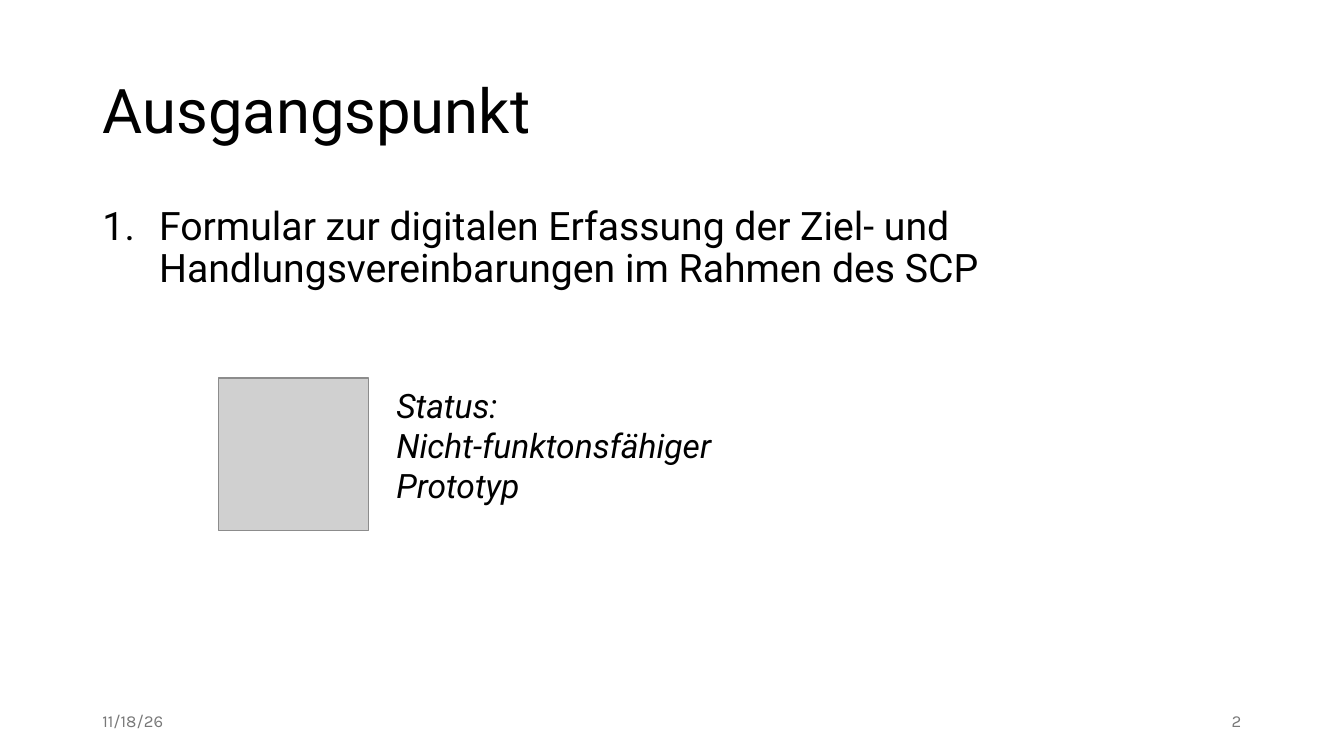
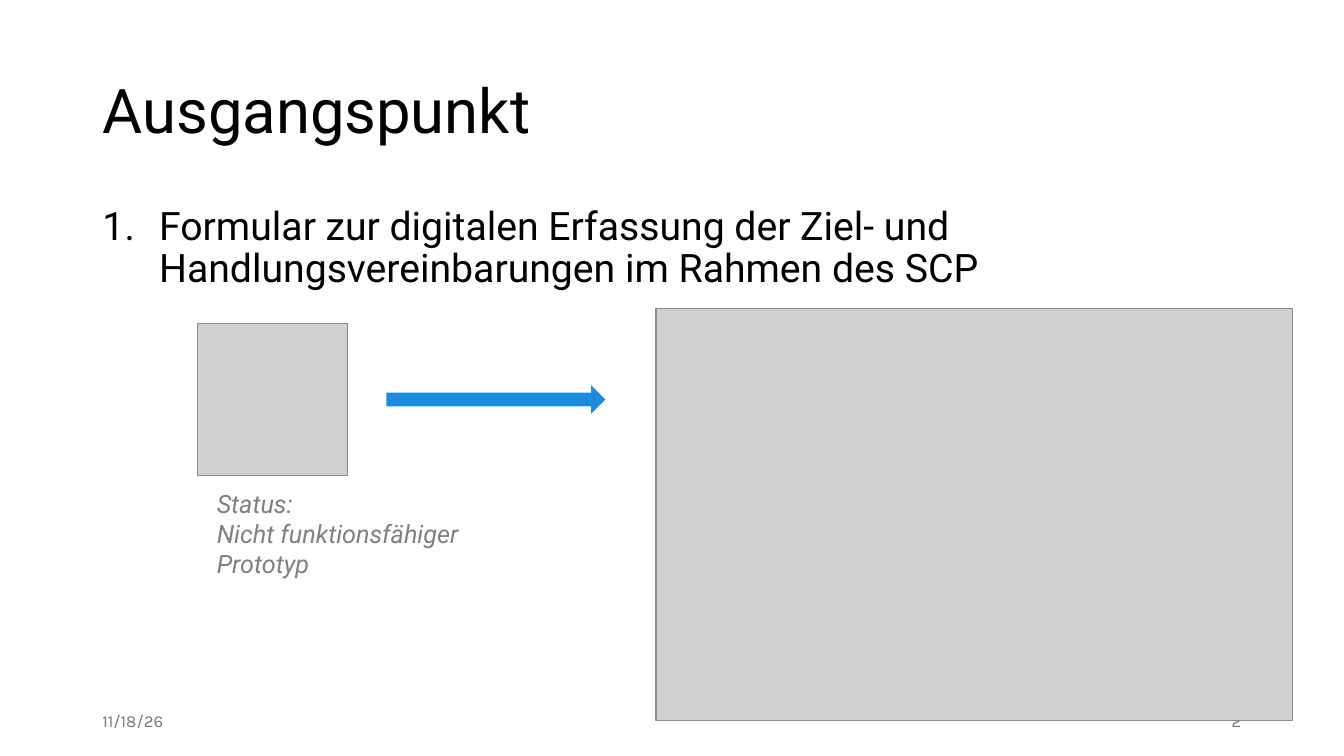
Before and after one commit to edgar-treischl/dash-zhv, a slide deck: slide 2 of docs/zhv_intro.pptx. Drawn at 1344x756 pixels with LibreOffice and Linux fonts; fonts in the diff are those of the drawing; grey boxes stand for pictures. Boxes give left, top, right and bottom in pixels: in the first picture for what was removed or moved away, otherwise in the second. Text is boxed around its words. In the diff, an @@ line names an element or a change of style, - is before the commit and + after.

```diff
--- a/docs/zhv_intro.pptx
+++ b/docs/zhv_intro.pptx
@@ picture: place and size @@
-picture at bbox=[219, 378, 368, 530]
+picture at bbox=[198, 324, 347, 476]
@@ picture added at bbox=[656, 309, 1293, 721] @@
@@ right arrow added at bbox=[387, 388, 604, 411], fill #1D8BDB, outline #1D8BDB 1.5 pt @@
@@ text "Status:": place and size @@
-text "Status:" at bbox=[396, 393, 711, 506]
+text "Status:" at bbox=[217, 495, 458, 579]
@@ text at bbox=[217, 495, 293, 513]: size 24 to 18 pt, text colour #000000 to #808080 in "Status:" @@
@@ text at bbox=[217, 524, 458, 579]: text changed; size 24 to 18 pt; text colour #000000 to #808080 @@
-Nicht-funktonsfähiger Prototyp
+Nicht funktionsfähiger
+Prototyp
```
Also in this commit, not shown: 7 other slides changed, 1 slide removed.
